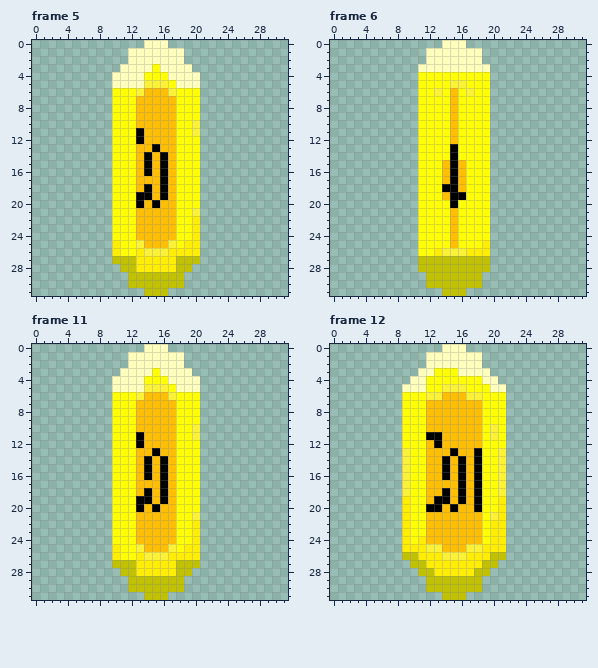
Pixel-art file: Assets/Sprites/ase files/Coin.ase. The picture above was drawn from the file before the commit.
32x32 pixels, 15 frames. Shown: frame 5, frame 6, frame 11, frame 12. The commit also changed other frames, which this record leaves out.
After the commit:
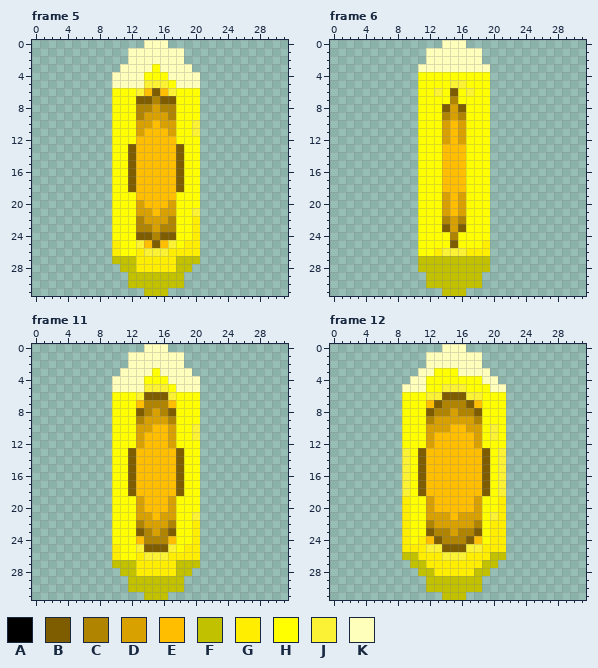
Palette (. is transparent): A #000000  B #7d5d00  C #b18400  D #d8a100  E #ffbe00  F #c1c100  G #ffee00  H #ffff00  J #fbf236  K #ffffbc
The edit:
--- frame 5
@@ x 10..20 @@
  5 KKKKJJJHKKK
- 6 HHHJEEEJHHH
- 7 HHHEEEEEHHH
- 8 HHHEEEEEHHH
- 9 HHHEEEEEHHH
-10 HHHEEEEEHHJ
-11 HHHAEEEEHHJ
-12 HHHAEEEEHHH
-13 HHHEEAEEHHH
-14 HHHEAEAEHHH
-15 HHHEAEAEHHH
-16 HHHEAEAEHHH
-17 HHHEEEAEHHH
-18 HHHEAEAEHHH
-19 HHHAAEAEHHH
-20 HHHAEAEEHHH
-21 HHHEEEEEHHJ
-22 HHHEEEEEHHG
-23 HHHEEEEEHHG
-24 HHHEEEEEHHG
-25 GHHJEEEJHGG
+ 6 HHHJEBEJHHH
+ 7 HHHBBCBBHHH
+ 8 HHHCCDCCHHH
+ 9 HHHCDDDCHHH
+10 HHHDDEDDHHJ
+11 HHHDEEEDHHJ
+12 HHHEEEEEHHH
+13 HHBEEEEEBHH
+14 HHBEEEEEBHH
+15 HHBEEEEEBHH
+16 HHBEEEEEBHH
+17 HHBEEEEEBHH
+18 HHBEEEEEBHH
+19 HHHEEEEEHHH
+20 HHHDEEEDHHH
+21 HHHDDEDDHHJ
+22 HHHCDDDCHHG
+23 HHHCCDCCHHG
+24 HHHBBCBBHHG
+25 GHHJEBEJHGG
 26 GHHGJJJGGGG
--- frame 6
@@ x 12..18 @@
  5 HHHJJHH
- 6 HJHEHJH
- 7 HHHEHHH
- 8 HHHEHHH
- 9 HHHEHHH
-10 HHHEHHH
-11 HHHEHHH
-12 HHHEHHH
-13 HHHAHHH
-14 HHHAHHH
-15 HHEAEHH
-16 HHEAEHH
-17 HHEAEHH
-18 HHAAEHH
-19 HHEAAHH
-20 HHHAHHH
-21 HHHEHHH
-22 HHHEHHH
-23 HHHEHHH
-24 HHHEHHH
-25 HHHEHHH
+ 6 HJHBHJH
+ 7 HHHCHHH
+ 8 HHBDBHH
+ 9 HHCDCHH
+10 HHDEDHH
+11 HHDEDHH
+12 HHDEDHH
+13 HHEEEHH
+14 HHEEEHH
+15 HHEEEHH
+16 HHEEEHH
+17 HHEEEHH
+18 HHEEEHH
+19 HHDEDHH
+20 HHDEDHH
+21 HHDEDHH
+22 HHCDCHH
+23 HHBDBHH
+24 HHHCHHH
+25 HHHBHHH
 26 HGJJJGG
--- frame 11
@@ x 10..20 @@
  5 KKKKJJJHKKK
- 6 HHHJEEEJHHH
- 7 HHHEEEEEHHH
- 8 HHHEEEEEHHH
- 9 HHHEEEEEHHH
-10 HHHEEEEEHHJ
-11 HHHAEEEEHHJ
-12 HHHAEEEEHHH
-13 HHHEEAEEHHH
-14 HHHEAEAEHHH
-15 HHHEAEAEHHH
-16 HHHEAEAEHHH
-17 HHHEEEAEHHH
-18 HHHEAEAEHHH
-19 HHHAAEAEHHH
-20 HHHAEAEEHHH
-21 HHHEEEEEHHJ
-22 HHHEEEEEHHG
-23 HHHEEEEEHHG
-24 HHHEEEEEHHG
-25 GHHJEEEJHGG
+ 6 HHHJBBBJHHH
+ 7 HHHECCCEHHH
+ 8 HHHBCDCBHHH
+ 9 HHHCDDDCHHH
+10 HHHDDEEDHHJ
+11 HHHDEEEDHHJ
+12 HHHDEEEDHHH
+13 HHBEEEEEBHH
+14 HHBEEEEEBHH
+15 HHBEEEEEBHH
+16 HHBEEEEEBHH
+17 HHBEEEEEBHH
+18 HHBEEEEEBHH
+19 HHHDEEEDHHH
+20 HHHDEEEDHHH
+21 HHHDDEDDHHJ
+22 HHHCDDDCHHG
+23 HHHBCDCBHHG
+24 HHHECCCEHHG
+25 GHHJBBBJHGG
 26 GHHGJJJGGGG
--- frame 12
@@ x 9..21 @@
  5 KKKHHJJJHHHKK
- 6 HHHJJEEEJJHHH
- 7 HHHEEEEEEEHHH
- 8 HHHEEEEEEEHHH
- 9 HHHEEEEEEEHHH
-10 HHHEEEEEEEHJH
-11 HHHAAEEEEEHJH
-12 HHHEAEEEEEHHH
-13 JHHEEEAEEAHHJ
-14 JHHEEAEAEAHHJ
-15 JHHEEAEAEAHHJ
-16 JHHEEAEAEAHHJ
-17 JHHEEEEAEAHHJ
-18 JHHEEAEAEAHHJ
-19 GHHEAAEAEAHHG
-20 GHHAAEAEEAHHG
-21 GHHEEEEEEEHJG
-22 GHHEEEEEEEHGG
-23 GHHEEEEEEEHGG
-24 GHGEEEEEEEHGG
-25 GGGJJEEEJJGGG
+ 6 HHHJJBBBJJHHH
+ 7 HHHEBCCCBEHHH
+ 8 HHHBCCDCCBHHH
+ 9 HHHCDDDDDCHHH
+10 HHHDDDEEDDHJH
+11 HHHDEEEEEDHJH
+12 HHHDEEEEEDHHH
+13 JHBEEEEEEEBHJ
+14 JHBEEEEEEEBHJ
+15 JHBEEEEEEEBHJ
+16 JHBEEEEEEEBHJ
+17 JHBEEEEEEEBHJ
+18 JHBEEEEEEEBHJ
+19 GHHDEEEEEDHHG
+20 GHHDEEEEEDHHG
+21 GHHDDDEDDDHJG
+22 GHHCDDDDDCHGG
+23 GHHBCCDCCBHGG
+24 GHGEBCCCBEHGG
+25 GGGJJBBBJJGGG
 26 FFGGGJJJGGGFF
Boxes around the changes in both pictures, in picture pixels (x1, y1, x2, y2):
changed: (128, 88, 184, 248)
changed: (442, 88, 466, 248)
changed: (128, 392, 184, 552)
changed: (418, 392, 490, 552)
